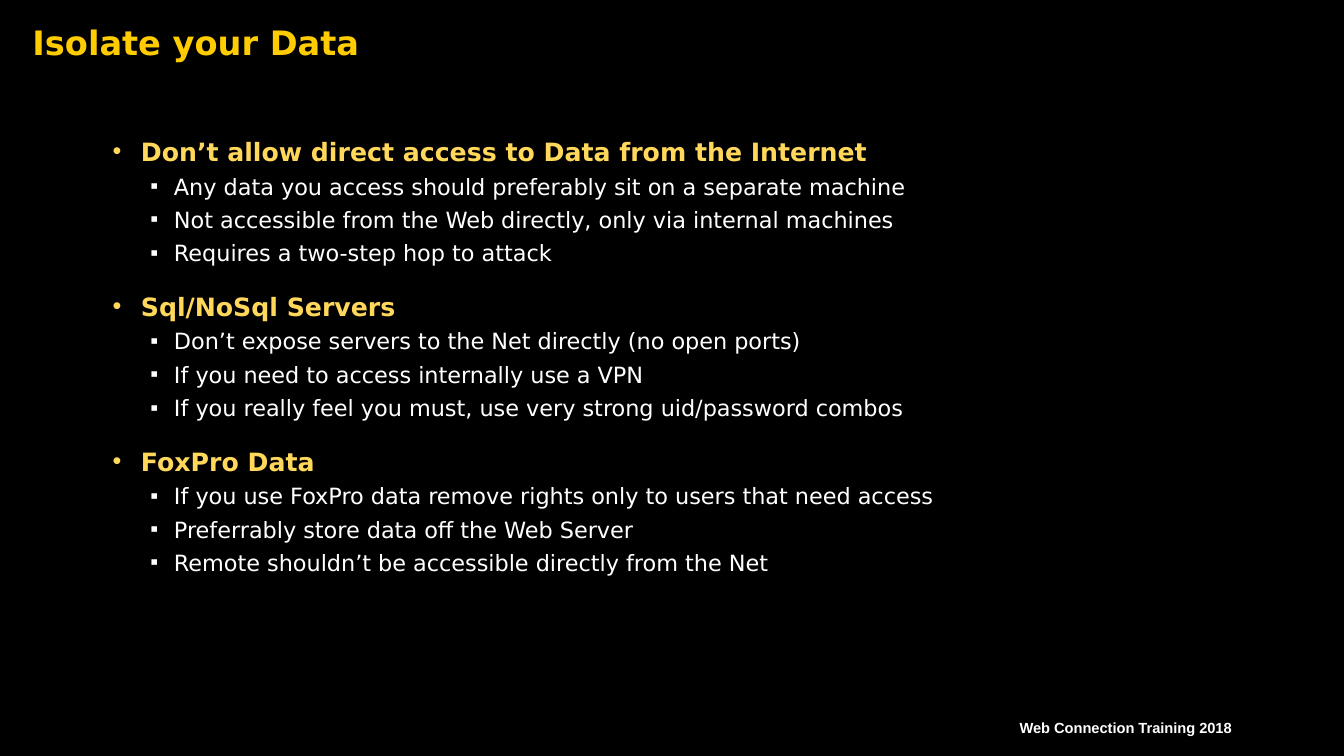
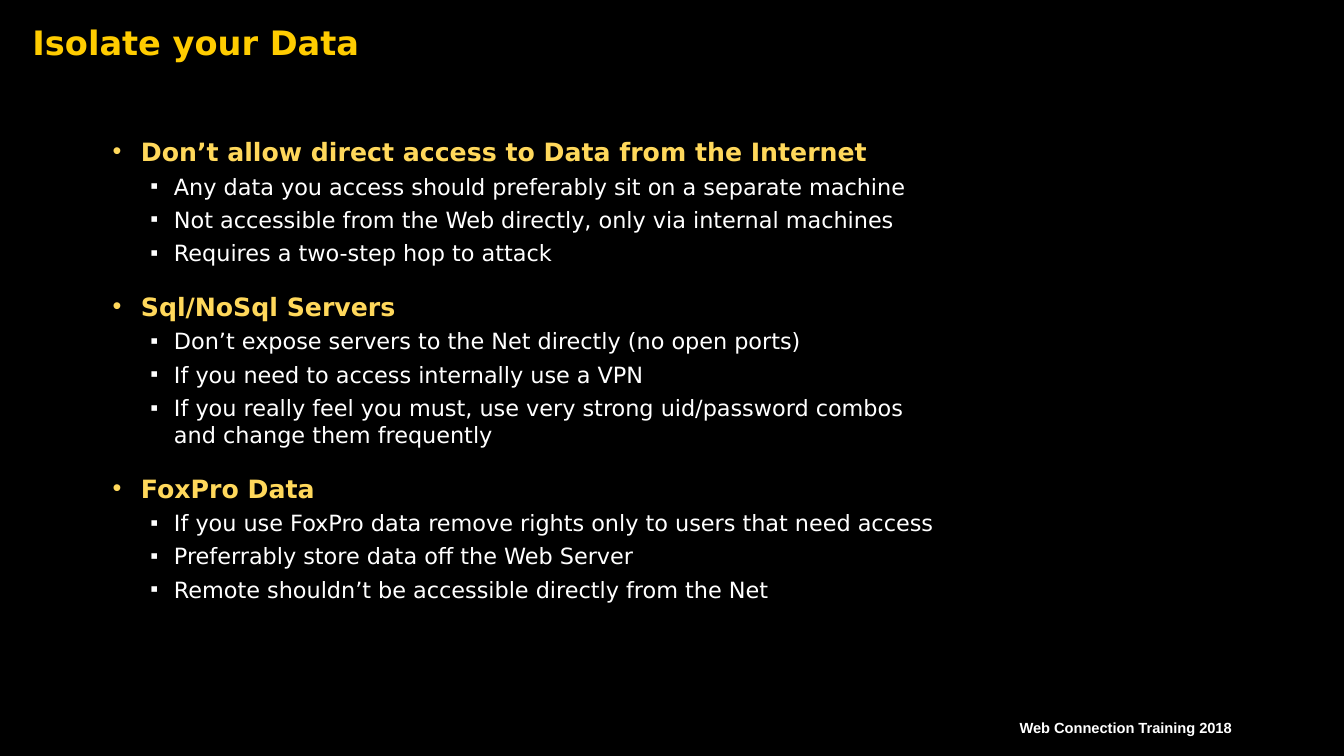
Before and after one commit to RickStrahl/SWFOX18_WebConnectionSecurity, a slide deck: slide 11 of Content/Strahl_WebConnectionSecurity.pptx. Drawn at 1344x756 pixels with LibreOffice and Linux fonts; fonts in the diff are those of the drawing; background and template pictures are left out. Boxes give left, top, right and bottom in pixels: in the first picture for what was removed or moved away, otherwise in the second. Text is boxed around its words. In the diff, an @@ line names an element or a change of style, - is before the commit and + after.

```diff
--- a/Content/Strahl_WebConnectionSecurity.pptx
+++ b/Content/Strahl_WebConnectionSecurity.pptx
@@ text at <box>174,399,903,448</box>: text changed @@
-  ▪ If you really feel you must, use very strong uid/password combos
+  ▪ If you really feel you must, use very strong uid/password combos
+    and change them frequently
```
Also in this commit, not shown: 6 other slides changed, 3 other files.
